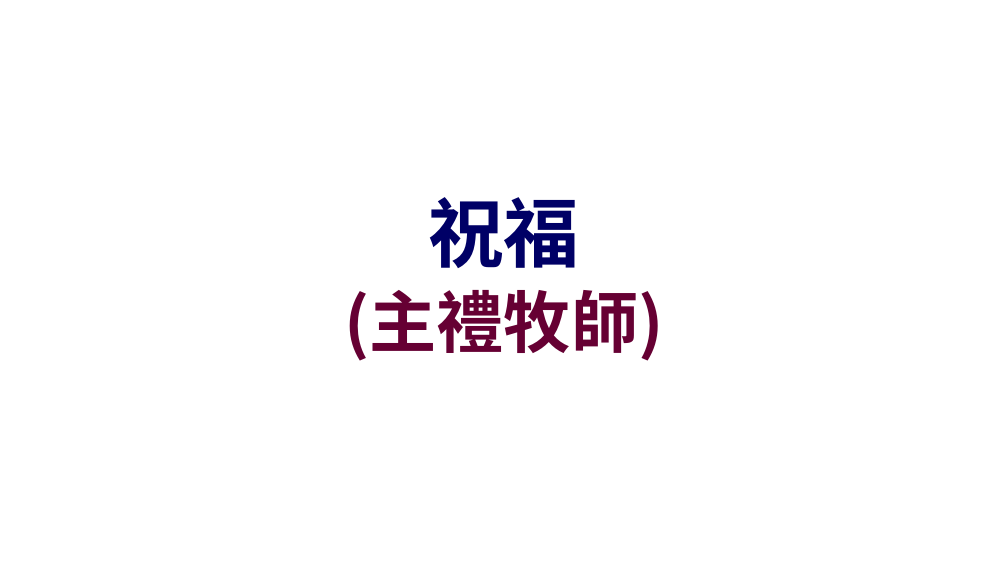
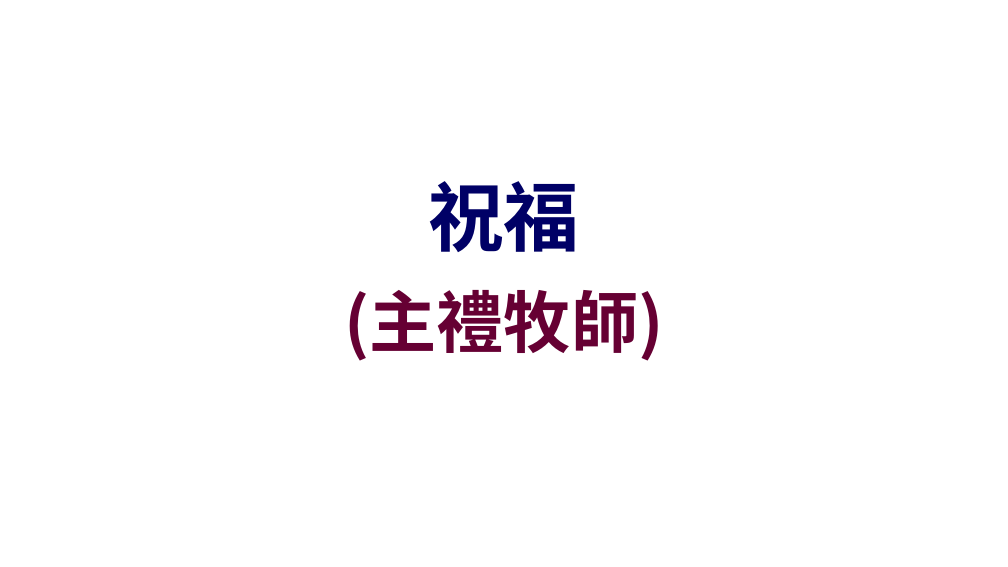
Before and after one commit to batisuoc/other-ppts, a slide deck: slide 27 of 崇拜流程_version02.pptx. Drawn at 1008x567 pixels with LibreOffice and Linux fonts; fonts in the diff are those of the drawing; background and template pictures are left out. Boxes give left, top, right and bottom in pixels: in the first picture for what was removed or moved away, otherwise in the second. Text is boxed around its words. In the diff, an @@ line names an element or a change of style, - is before the commit and + after.

```diff
--- a/崇拜流程_version02.pptx
+++ b/崇拜流程_version02.pptx
@@ title "祝福": place and size @@
-title "祝福" at <box>428,197,579,268</box>
+title "祝福" at <box>428,181,579,252</box>
```
Also in this commit, not shown: 2 other slides changed, 1 other file.
